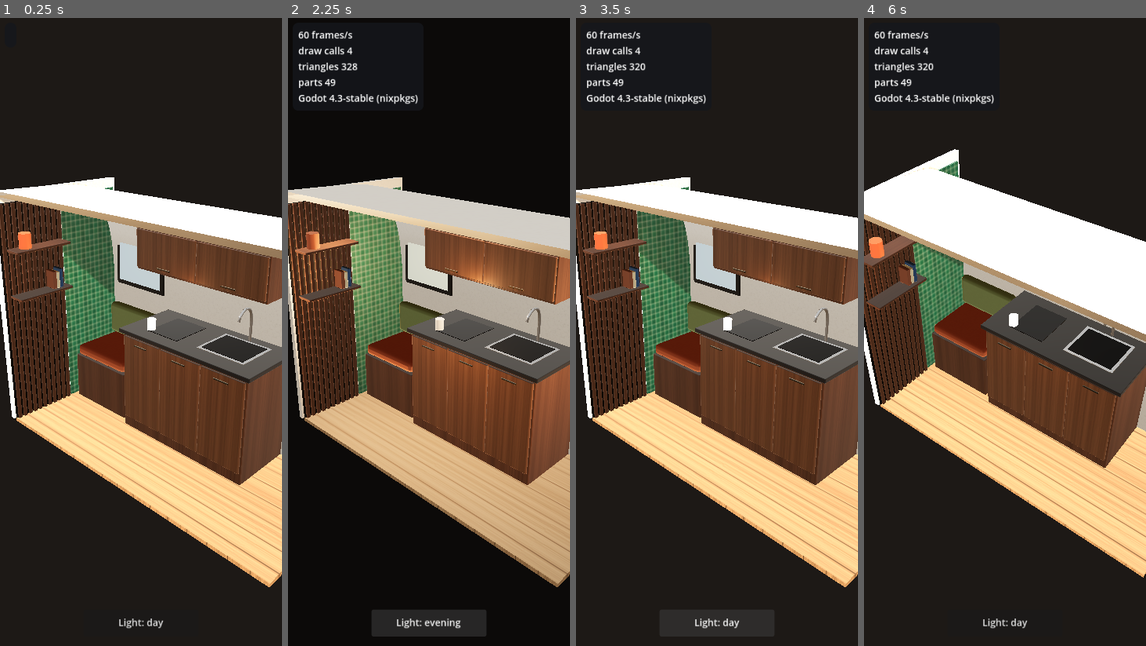
Above: before the commit, frames 1-4 (left to right).
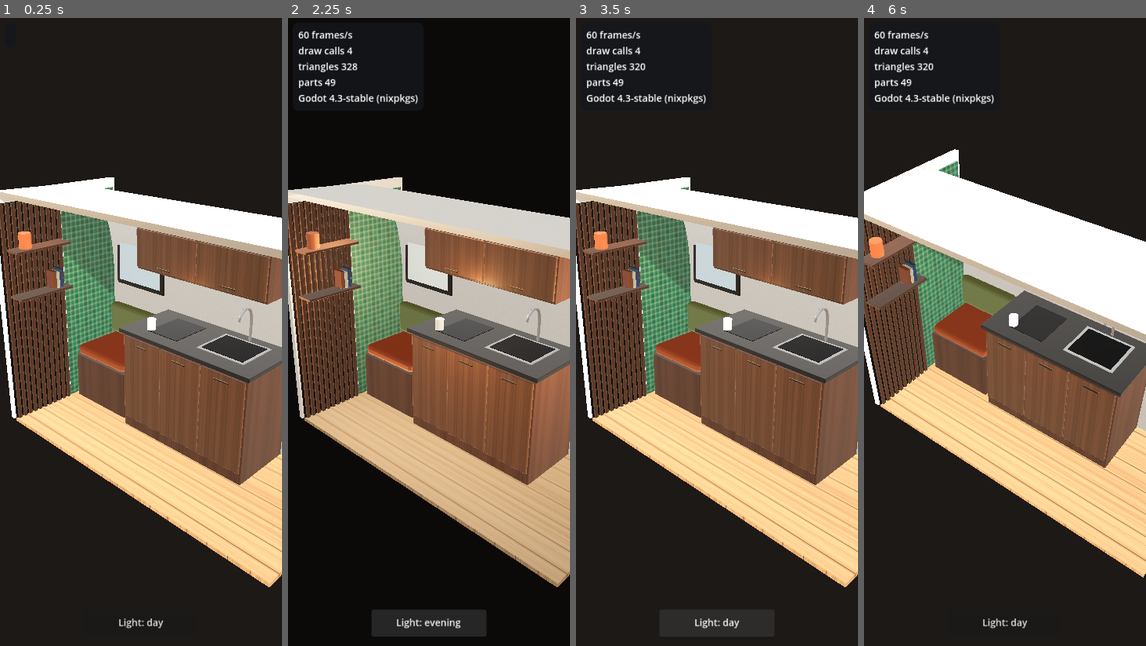
Above: after the commit, the same moments.

Repository: kyuhocho123/vanlab-demos
Game: Godot game, scene res://main.tscn
The game is run twice, just before and just after one commit, with the same random seed, the same clock (stepped at 60 frames per second) and the same inputs.
Inputs (mouse positions are in pixels of both pictures, inside the frame that each line leads up to):
- Up to frame 1 (0.25 s): no input
- Up to frame 2 (2.25 s): click "Light: day" at 0.5 s; click "Light: evening" at 1.25 s; click "Light: day" at 2 s
- Up to frame 3 (3.5 s): click "Light: evening" at 2.75 s
- Up to frame 4 (6 s): click "Light: day" at 3.5 s; click "Light: evening" at 4.25 s; tap Enter at 5 s; move the mouse to (1067, 300) at 5.02 s; click (1067, 300) at 5.17 s; tap Space at 5.75 s; drag from (948, 363) to (990, 457) at 5.77 s

The runs differ from the first frame. In frame 1, 2.8% of the frame differs, in the area x 0-100%, y 28-91%; in frame 2, 1.5%; in frame 3, 2.8%; in frame 4, 7.9%, in the area x 0-100%, y 31-89%.

Commit message:
Look check: brighter surrounding light so walls, brass and the tap read closer to the web version
Co-Authored-By: Claude Fable 5.2 <noreply@anthropic.com>
Claude-Session: https://claude.ai/code/session_01HiVMW5vedgkeGdbn9v4PfV

Diff:
--- a/godot-look/main.gd
+++ b/godot-look/main.gd
@@ -446,10 +446,10 @@
 	env = Environment.new()
 	env.background_mode = Environment.BG_COLOR
 	var sky_mat := ProceduralSkyMaterial.new()       # stands in for the web version's generated room
-	sky_mat.sky_top_color = Color(0.9, 0.86, 0.8)
-	sky_mat.sky_horizon_color = Color(0.72, 0.67, 0.62)
-	sky_mat.ground_horizon_color = Color(0.62, 0.57, 0.52)
-	sky_mat.ground_bottom_color = Color(0.42, 0.37, 0.32)
+	sky_mat.sky_top_color = Color(1.0, 0.97, 0.92)
+	sky_mat.sky_horizon_color = Color(0.86, 0.82, 0.77)
+	sky_mat.ground_horizon_color = Color(0.74, 0.69, 0.64)
+	sky_mat.ground_bottom_color = Color(0.55, 0.5, 0.45)
 	sky_mat.sun_angle_max = 0.0
 	var sky := Sky.new()
 	sky.sky_material = sky_mat
@@ -483,9 +483,9 @@
 func _apply_mood() -> void:
 	env.background_color = Color("0c0a09") if evening else Color("1d1916")
 	# Godot does not divide light energy by pi as three.js does, so the web numbers are scaled down.
-	env.ambient_light_energy = 0.1 if evening else 0.34
+	env.ambient_light_energy = 0.1 if evening else 0.55
 	env.tonemap_exposure = 0.95 if evening else 1.05
-	sun.light_energy = 0.0 if evening else 0.32
+	sun.light_energy = 0.0 if evening else 0.28
 	sun.shadow_enabled = not evening
 	sun.visible = not evening
 	led1.light_energy = 1.3 if evening else 0.25
